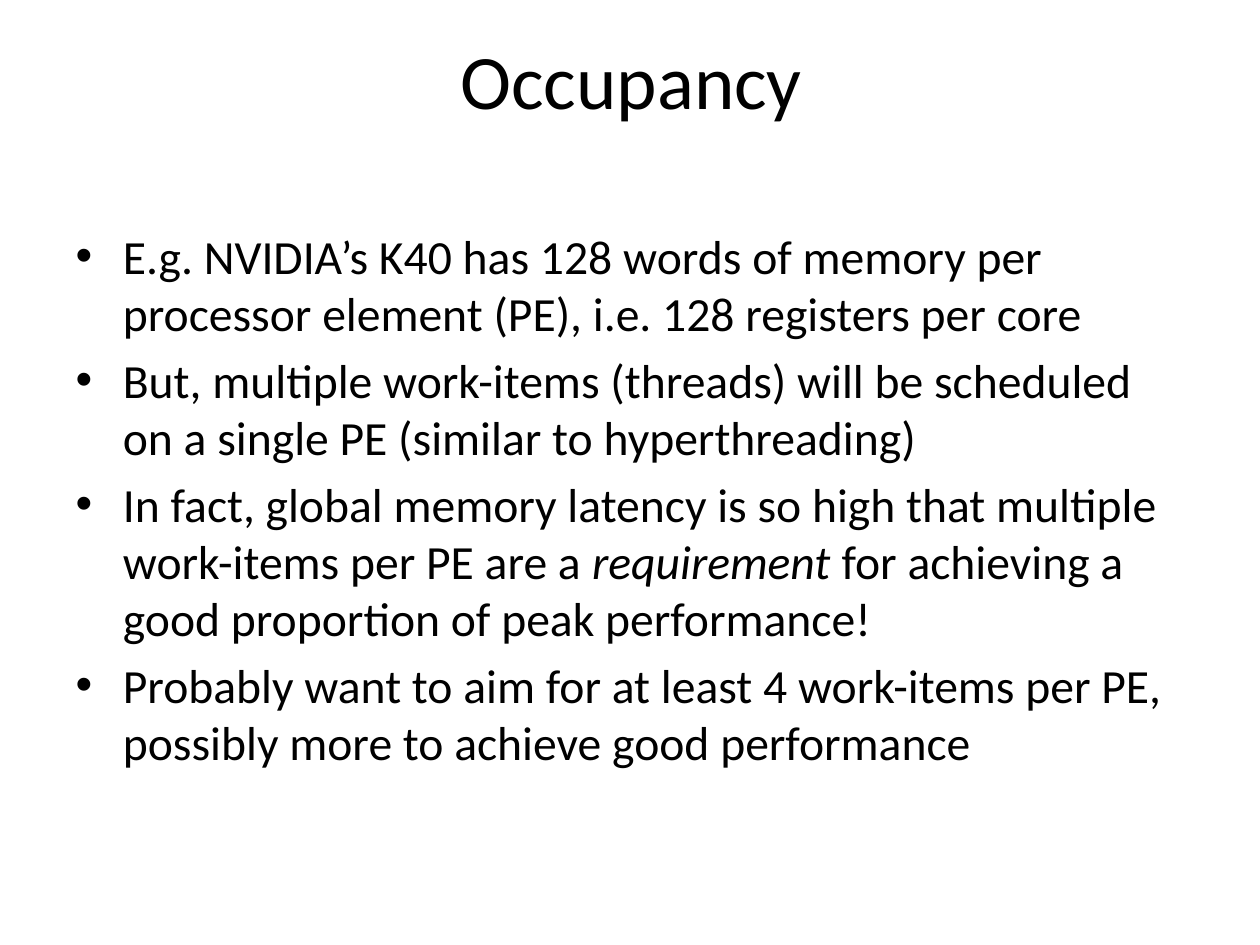
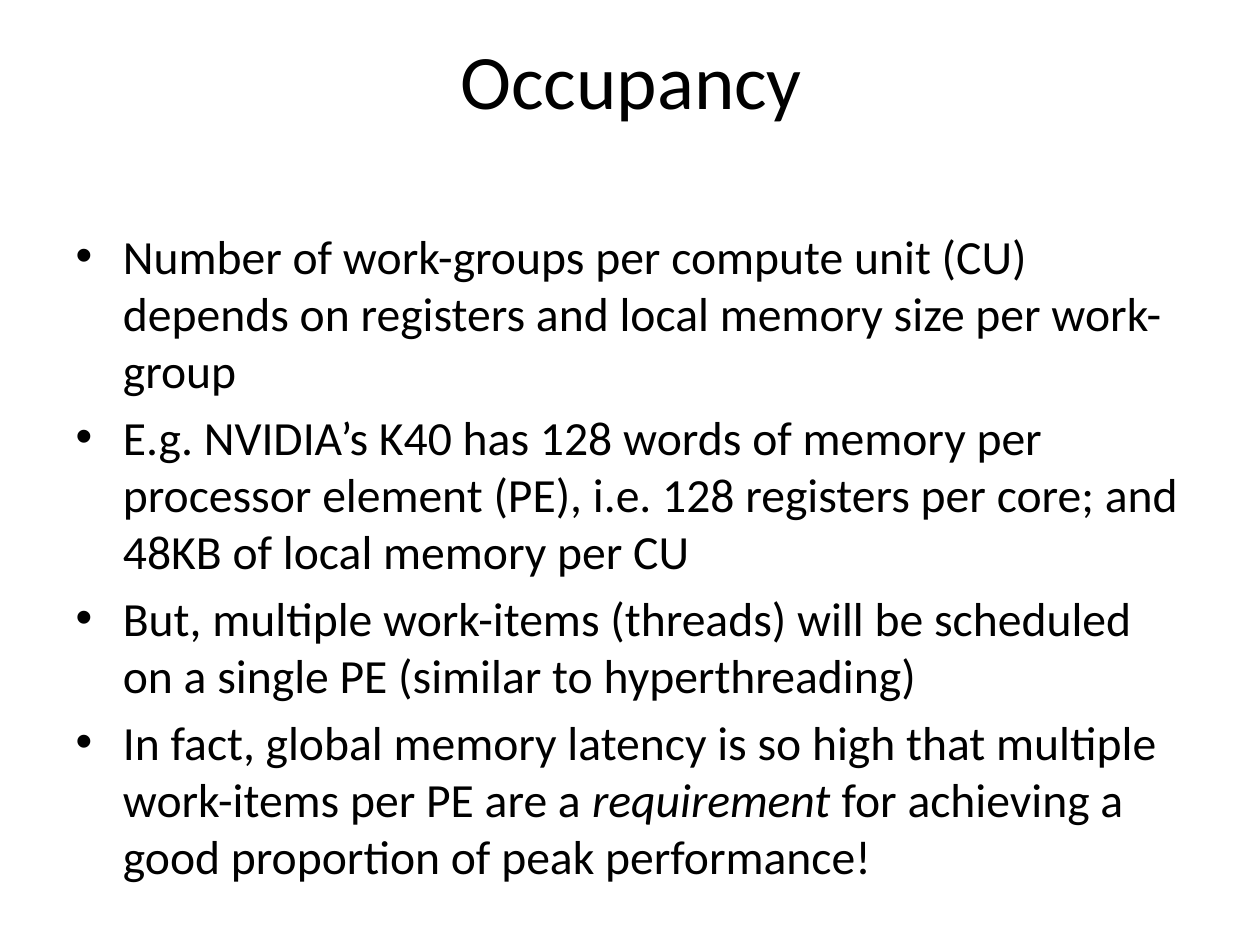
Before and after one commit to UoB-HPC/opencl-training-code, a slide deck: slide 58 of slides/advanced_part3.pptx (slide 42 before the commit). Drawn at 1260x945 pixels with LibreOffice and Linux fonts; fonts in the diff are those of the drawing. Boxes give left, top, right and bottom in pixels: in the first picture for what was removed or moved away, otherwise in the second. Text is boxed around its words. In the diff, an @@ line names an element or a change of style, - is before the commit and + after.

```diff
--- a/slides/advanced_part3.pptx
+++ b/slides/advanced_part3.pptx
@@ text at (123,239,1178,577): text changed @@
-• E.g. NVIDIA’s K40 has 128 words of memory per processor element (PE), i.e. 128 registers per core
+• Number of work-groups per compute unit (CU) depends on registers and local memory size per work-group
+• E.g. NVIDIA’s K40 has 128 words of memory per processor element (PE), i.e. 128 registers per core; and 48KB of local memory per CU
@@ text at (123,670,1161,769): paragraph removed @@
-• Probably want to aim for at least 4 work-items per PE, possibly more to achieve good performance
```
Also in this commit, not shown: 46 other slides changed, 2 slides added, 1 slide removed, 1 other file.
